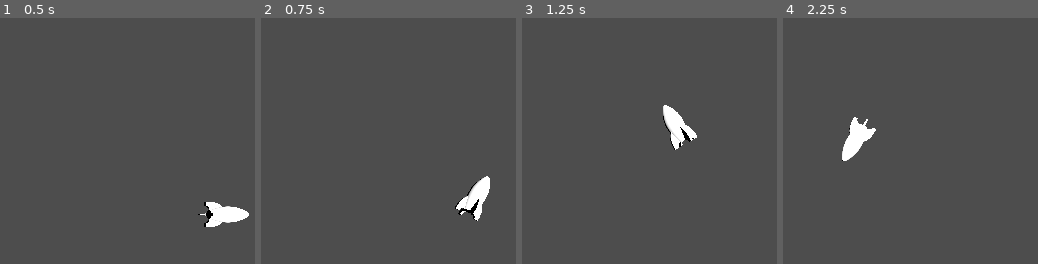
Above: before the commit, frames 1-4 (left to right).
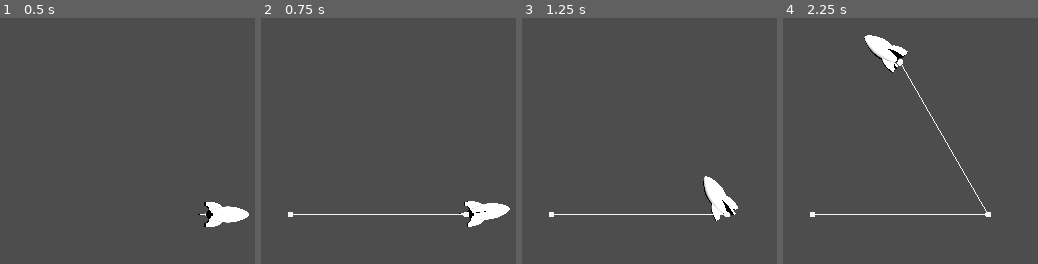
Above: after the commit, the same moments.

Repository: mrSun421/turtle
Game: Godot game, scene res://main.tscn
Same seed, same stepped clock (60 frames per second), same inputs: the game is played once before the commit and once after it.
Inputs:
- Up to frame 1 (0.5 s): no input
- Up to frame 2 (0.75 s): no input
- Up to frame 3 (1.25 s): no input
- Up to frame 4 (2.25 s): no input

Frame 1 is identical in both runs. In frame 2, 2.1% of the frame differs, in the area x 10-98%, y 64-85%; in frame 3, 2.8%; in frame 4, 3.0%, in the area x 10-82%, y 6-81%.

Commit message:
added line drawing capability and correct waiting logic

Diff:
--- /dev/null
+++ b/Draw3D.gd
@@ -0,0 +1,69 @@
+# Source: https://github.com/Ryan-Mirch/Line-and-Sphere-Drawing
+extends Node
+
+func line(pos1: Vector3, pos2: Vector3, color = Color.WHITE_SMOKE, persist_ms = 0):
+	var mesh_instance := MeshInstance3D.new()
+	var immediate_mesh := ImmediateMesh.new()
+	var material := ORMMaterial3D.new()
+
+	mesh_instance.mesh = immediate_mesh
+	mesh_instance.cast_shadow = GeometryInstance3D.SHADOW_CASTING_SETTING_OFF
+
+	immediate_mesh.surface_begin(Mesh.PRIMITIVE_LINES, material)
+	immediate_mesh.surface_add_vertex(pos1)
+	immediate_mesh.surface_add_vertex(pos2)
+	immediate_mesh.surface_end()
+
+	material.shading_mode = BaseMaterial3D.SHADING_MODE_UNSHADED
+	material.albedo_color = color
+
+	return await final_cleanup(mesh_instance, persist_ms)
+
+func point(pos: Vector3, radius = 0.05, color = Color.WHITE_SMOKE, persist_ms = 0):
+	var mesh_instance := MeshInstance3D.new()
+	var sphere_mesh := SphereMesh.new()
+	var material := ORMMaterial3D.new()
+
+	mesh_instance.mesh = sphere_mesh
+	mesh_instance.cast_shadow = GeometryInstance3D.SHADOW_CASTING_SETTING_OFF
+	mesh_instance.position = pos
+
+	sphere_mesh.radius = radius
+	sphere_mesh.height = radius * 2
+	sphere_mesh.material = material
+
+	material.shading_mode = BaseMaterial3D.SHADING_MODE_UNSHADED
+	material.albedo_color = color
+
+	return await final_cleanup(mesh_instance, persist_ms)
+
+func square(pos: Vector3, size: Vector2, color = Color.WHITE_SMOKE, persist_ms = 0):
+	var mesh_instance := MeshInstance3D.new()
+	var box_mesh := BoxMesh.new()
+	var material := ORMMaterial3D.new()
+
+	mesh_instance.mesh = box_mesh
+	mesh_instance.cast_shadow = GeometryInstance3D.SHADOW_CASTING_SETTING_OFF
+	mesh_instance.position = pos
+
+	box_mesh.size = Vector3(size.x, size.y, 1)
+	box_mesh.material = material
+
+	material.shading_mode = BaseMaterial3D.SHADING_MODE_UNSHADED
+	material.albedo_color = color
+
+	return await final_cleanup(mesh_instance, persist_ms)
+
+## 1 -> Lasts ONLY for current physics frame
+## >1 -> Lasts X time duration.
+## <1 -> Stays indefinitely
+func final_cleanup(mesh_instance: MeshInstance3D, persist_ms: float):
+	get_tree().get_root().add_child(mesh_instance)
+	if persist_ms == 1:
+		await get_tree().physics_frame
+		mesh_instance.queue_free()
+	elif persist_ms > 0:
+		await get_tree().create_timer(persist_ms).timeout
+		mesh_instance.queue_free()
+	else:
+		return mesh_instance
--- a/project.godot
+++ b/project.godot
@@ -15,6 +15,10 @@
 config/features=PackedStringArray("4.3", "Forward Plus")
 config/icon="res://icon.svg"
 
+[autoload]
+
+Draw3D="*res://Draw3D.gd"
+
 [dotnet]
 
 project/assembly_name="turtle"
--- a/turtle.gd
+++ b/turtle.gd
@@ -2,40 +2,40 @@
 class_name Turtle
 
 const TWEEN_TIME = 0.5
-const WAIT_TIME = 0.0
+const WAIT_TIME = 0.2
 
 
 var turtle_actions = []
 var visual_cylinders = []
 
-func executeMove(distance: float) -> void:
+func executeMove(distance: float) -> Tween:
 	var pos_tween = create_tween().set_trans(Tween.TRANS_LINEAR)
 	var current_position = self.position
 	var future_position = current_position + distance * self.basis.x
 
 	pos_tween.tween_property(self, "position", future_position, TWEEN_TIME)
-	await pos_tween.finished
+	return pos_tween
 
 
-func executeTurn(angle: float) -> void:
+func executeTurn(angle: float) -> Tween:
 	var heading: Vector3 = self.basis.x
 	var normal: Vector3 = self.basis.y
 	var angle_in_rad = deg_to_rad(angle)
 	var quaternion_rotation = Quaternion(normal, angle_in_rad)
 	var rotation_tween = create_tween().set_trans(Tween.TRANS_LINEAR)
 	rotation_tween.tween_property(self, "quaternion", self.quaternion * quaternion_rotation, TWEEN_TIME)
-	await rotation_tween.finished
+	return rotation_tween
 
-func executeRoll(angle: float) -> void:
+func executeRoll(angle: float) -> Tween:
 	var heading: Vector3 = self.basis.x
 	var normal: Vector3 = self.basis.y
 	var angle_in_rad = deg_to_rad(angle)
 	var quaternion_rotation = Quaternion(heading, angle_in_rad)
 	var rotation_tween = create_tween().set_trans(Tween.TRANS_LINEAR)
 	rotation_tween.tween_property(self, "quaternion", self.quaternion * quaternion_rotation, TWEEN_TIME)
-	await rotation_tween.finished
+	return rotation_tween
 
-func executeDive(angle: float) -> void:
+func executeDive(angle: float) -> Tween:
 	var heading: Vector3 = self.basis.x
 	var normal: Vector3 = self.basis.y
 	var left: Vector3 = self.basis.z
@@ -43,26 +43,34 @@
 	var quaternion_rotation = Quaternion(left, angle_in_rad)
 	var rotation_tween = create_tween().set_trans(Tween.TRANS_LINEAR)
 	rotation_tween.tween_property(self, "quaternion", self.quaternion * quaternion_rotation, TWEEN_TIME)
-	await rotation_tween.finished
+	return rotation_tween
 
 func executeTurtleActions():
 	for action in turtle_actions:
+		var current_tween: Tween
+		var current_position = self.position
 		if action is MoveAction:
 			var m_action: MoveAction = action as MoveAction
-			self.executeMove(m_action.distance)
+			current_tween = self.executeMove(m_action.distance)
 		elif action is TurnAction:
 			var t_action: TurnAction = action as TurnAction
-			self.executeTurn(t_action.angle)
+			current_tween = self.executeTurn(t_action.angle)
 		elif action is RollAction:
 			var r_action: RollAction = action as RollAction
-			self.executeRoll(r_action.angle)
+			current_tween = self.executeRoll(r_action.angle)
 		elif action is DiveAction:
 			var d_action: DiveAction = action as DiveAction
-			self.executeDive(d_action.angle)
+			current_tween = self.executeDive(d_action.angle)
 		else:
 			print("Action Something went wrong")
 
-		await get_tree().create_timer(WAIT_TIME + TWEEN_TIME).timeout
+
+		await current_tween.finished
+		if action is MoveAction:
+			Draw3D.point(current_position)
+			Draw3D.line(current_position, self.position)
+			Draw3D.point(self.position)
+		await get_tree().create_timer(WAIT_TIME).timeout
 
 
 func _ready() -> void:
